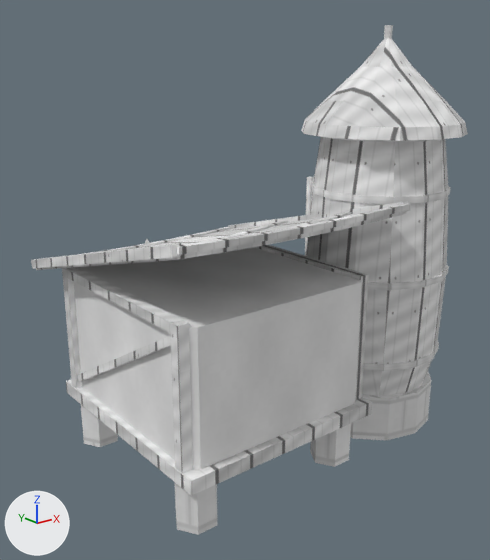
A saved change to the OBJ model Unity/Assets/Eldoria/ExperimentalAshenCitadel/Meshes/Ashen_Granary.obj.
Before and after are seen from a camera (50 mm lens) standing at (-6.4, -7.67, 5.52) and looking at (-0.03, 0.3, 2.33). The axes (+X, +Y, +Z) are drawn at lower left. The lights are the same throughout. The first picture is the older version. Where no turn or scale is listed for an object, it has been applied to the vertices. Vertices at exactly the same position are counted once.

Objects in the first picture: 'Ashen_Granary'.
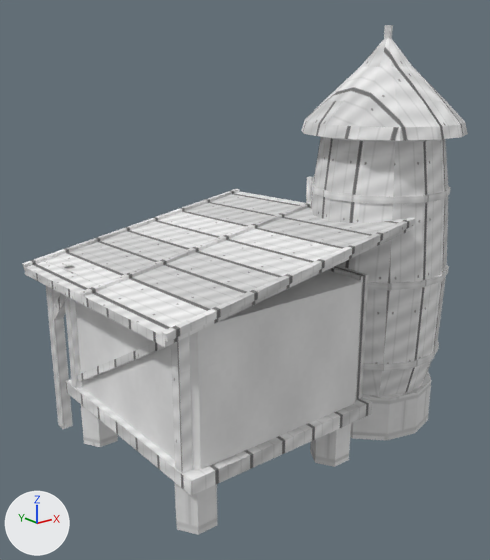
The change, as JSON lines over the scene's bpy script:
```json
{"block": "me_ashen_granary", "where": "# used by ob_ashen_granary; location = (0.0, 0.0, 0.0)"}
{"op": "remove", "block": "me_ashen_granary", "code": "me_ashen_granary.from_pydata(...)  # 998 vertices, 734 faces; spans x -2.84..3.04, y -2.06..3.01, z -0.1..6.1"}
{"op": "add", "block": "me_ashen_granary", "code": "me_ashen_granary.from_pydata(...)  # 942 vertices, 727 faces; spans x -2.86..3.04, y -1.96..3.01, z -0.1..6.1"}
{"block": "me_ashen_granary", "change": "me_ashen_granary part 1: a new loose piece, a box spanning x -2.57..-2.39, y 1.87..2.05, z -0.1..2.71, in mat_wood (picture img_ashenwood_png)"}
{"block": "me_ashen_granary", "change": "me_ashen_granary part 2: the loose piece of 8 vertices spanning x -2.78..-2.17, y 1.79..1.86, z 2.69..2.79 is multiplied about its middle by the matrix ((0.0, 1.78, 0.0), (-1.24, 0.0, 1.277), (1.277, 0.0, 1.24)), then moved by (-0.01, -0.26, -0.56)"}
{"block": "me_ashen_granary", "change": "me_ashen_granary part 3: the loose piece of 8 vertices spanning x 0.27..0.88, y 1.79..1.86, z 2.69..2.79 is multiplied about its middle by the matrix ((0.0, 1.78, 0.0), (-1.325, 0.0, 1.189), (1.189, 0.0, 1.325)), then moved by (-0.15, -0.25, -0.56)"}
{"block": "me_ashen_granary", "change": "me_ashen_granary part 4: the loose piece of 70 vertices spanning x -2.78..0.88, y -2.02..1.83, z 2.61..3.75 is rebuilt with 90 vertices and now spans x -2.85..1.25, y -1.85..2.1, z 2.53..3.47"}
{"block": "me_ashen_granary", "change": "me_ashen_granary part 5: a new loose piece of 36 vertices spanning x -2.86..1.26, y 2.05..2.15, z 2.6..3.4, in mat_oak (picture img_ashenwood_png)"}
{"block": "me_ashen_granary", "change": "me_ashen_granary part 6: a new loose piece of 36 vertices spanning x -2.86..1.26, y 0.08..0.17, z 2.66..3.46, in mat_oak (picture img_ashenwood_png)"}
{"block": "me_ashen_granary", "change": "me_ashen_granary part 7: a new loose piece of 36 vertices spanning x -2.86..1.26, y -1.9..-1.8, z 2.72..3.52, in mat_oak (picture img_ashenwood_png)"}
{"block": "me_ashen_granary", "change": "me_ashen_granary part 8: 22 loose pieces with 176 vertices, spanning x -2.78..0.88, y -2.06..1.86, z 2.67..3.79, are deleted"}
{"block": "me_ashen_granary", "change": "me_ashen_granary part 9"}
{"block": "me_ashen_granary", "change": "20 vertices are removed from x -2.84..-2.71, y -2.04..1.84, z 2.69..3.81"}
{"block": "me_ashen_granary", "change": "21 faces are deleted"}
{"block": "me_ashen_granary", "change": "me_ashen_granary part 10"}
{"block": "me_ashen_granary", "change": "20 vertices are removed from x 0.81..0.94, y -2.04..1.84, z 2.69..3.81"}
{"block": "me_ashen_granary", "change": "21 faces are deleted"}
{"block": "me_ashen_granary", "change": "8 vertices are added at x 0.21..1.29, y -0.72..-0.38, z 1.16..2.64"}
{"block": "me_ashen_granary", "change": "6 new faces join them, mat_oak (picture img_ashenwood_png)"}
{"block": "me_ashen_granary", "change": "other edits to the shape of me_ashen_granary do not show in these pictures"}
```

Where the change shows, as pixel boxes (x1, y1, x2, y2) in the pictures (490 x 560 px; the box of a moved part takes in the faces that stretch with it):
```json
{"object": "Ashen_Granary", "change": "reshaped", "before": [31, 25, 468, 535], "after": [22, 25, 468, 535]}
{"part": 1, "of": "me_ashen_granary", "change": "added", "after": [44, 260, 73, 429]}
{"part": 2, "of": "me_ashen_granary", "change": "moved or reshaped", "after": [53, 293, 67, 320], "on screen": "not visible before"}
{"part": 3, "of": "me_ashen_granary", "change": "moved or reshaped", "before": [203, 227, 230, 235], "on screen": "not visible afterwards"}
{"part": 4, "of": "me_ashen_granary", "change": "rebuilt", "before": [36, 211, 407, 270], "after": [24, 192, 412, 347], "on screen": "160% taller"}
{"part": 5, "of": "me_ashen_granary", "change": "added", "after": [22, 189, 240, 268]}
{"part": 6, "of": "me_ashen_granary", "change": "added", "after": [80, 201, 311, 297]}
{"part": 7, "of": "me_ashen_granary", "change": "added", "after": [162, 218, 415, 342]}
{"part": 8, "of": "me_ashen_granary", "change": "deleted", "before": [83, 203, 409, 255]}
{"part": 9, "of": "me_ashen_granary", "change": "deleted", "before": [31, 243, 183, 269]}
{"part": 10, "of": "me_ashen_granary", "change": "reshaped", "before": [228, 201, 411, 229]}
```
